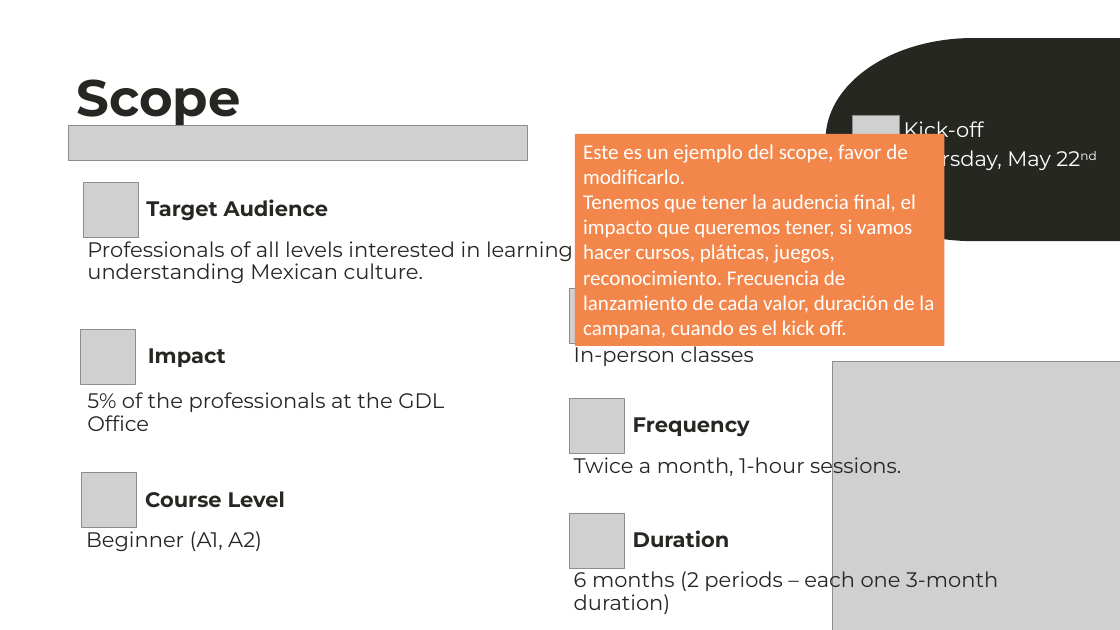
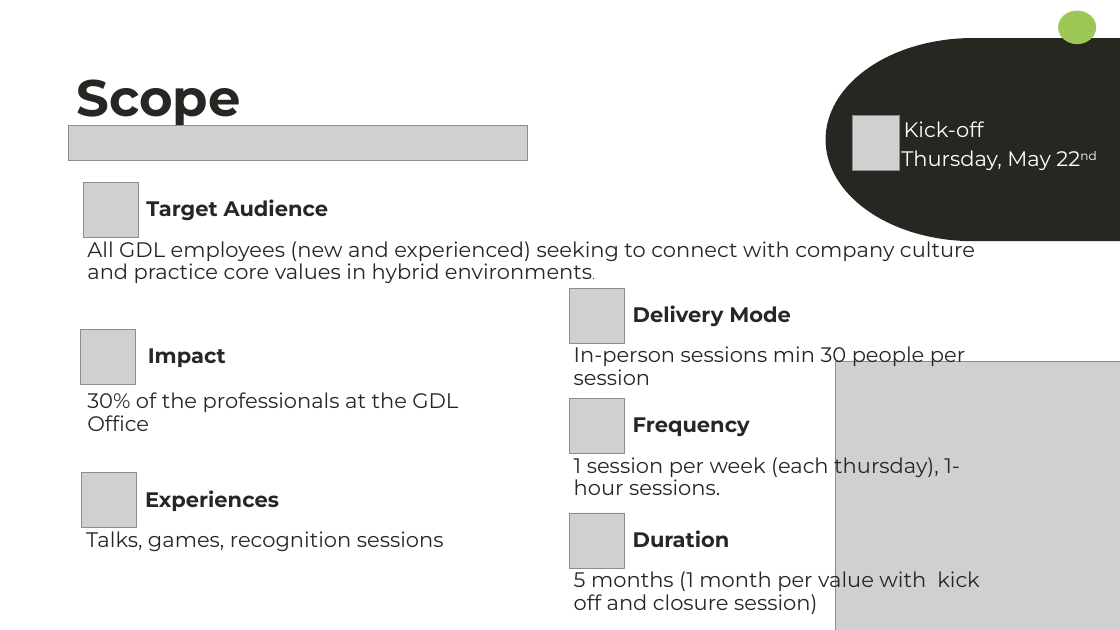
Before and after one commit to luis-92/Training, a slide deck: slide 9 of ValueCamp2025/Values2025_OnePager&BusinessCase - Copy.pptx (slide 11 before the commit). Drawn at 1120x630 pixels with LibreOffice and Linux fonts; fonts in the diff are those of the drawing; grey boxes stand for pictures. Boxes give left, top, right and bottom in pixels: in the first picture for what was removed or moved away, otherwise in the second. Text is boxed around its words. In the diff, an @@ line names an element or a change of style, - is before the commit and + after.

```diff
--- a/ValueCamp2025/Values2025_OnePager&BusinessCase - Copy.pptx
+++ b/ValueCamp2025/Values2025_OnePager&BusinessCase - Copy.pptx
@@ ellipse added at (1059,11,1096,45), fill #9DC755 @@
@@ rectangle removed at (575,134,944,345) @@
-Este es un ejemplo del scope, favor de modificarlo.
-Tenemos que tener la audencia final, el impacto que queremos tener, si vamos hacer cursos, pláticas, juegos, reconocimiento. Frecuencia de lanzamiento de cada valor, duración de la campana, cuando es el kick off.
@@ text at (87,236,975,283): text changed @@
-Professionals of all levels interested in learning or improving their Spanish and understanding Mexican culture.
+All GDL employees (new and experienced) seeking to connect with company culture and practice core values in hybrid environments.
@@ text added at (633,305,791,327), 18 pt, text #262722, bold @@
+Delivery Mode
@@ text at (574,342,965,385): text changed @@
-In-person classes
+In-person sessions min 30 people per session
@@ text at (87,392,458,431): text changed @@
-5% of the professionals at the GDL Office
+30% of the professionals at the GDL Office
@@ text at (574,452,960,495): text changed @@
-Twice a month, 1-hour sessions.
+1 session per week (each thursday), 1-hour sessions.
@@ text at (145,490,279,511): text changed @@
-Course Level
+Experiences
@@ text at (86,526,444,551): text changed @@
-Beginner (A1, A2)
+Talks, games, recognition sessions
@@ text at (574,566,980,614): text changed @@
-6 months (2 periods – each one 3-month duration)
+5 months (1 month per value with kick off and closure session)
```
Also in this commit, not shown: 1 other slide changed, 4 slides added, 7 slides removed.
